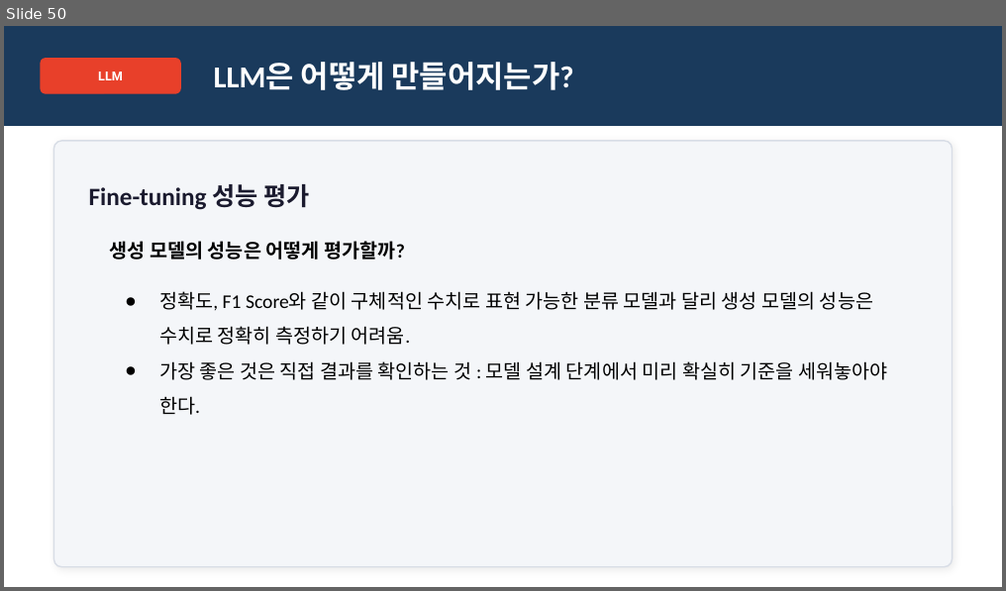
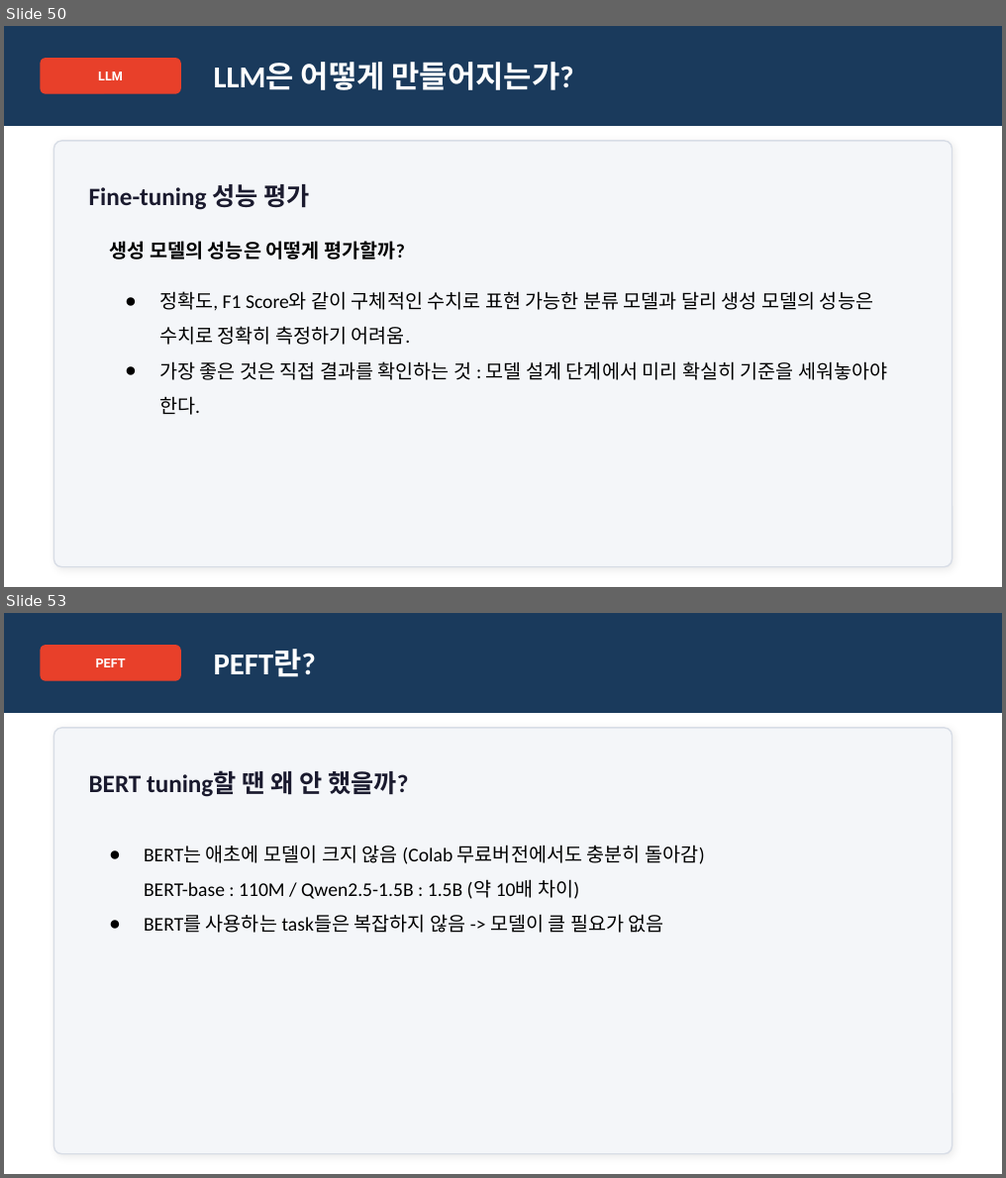
Before and after one commit to amyhong0/nvidia_ai_agent_engineer_course, a slide deck: LLM-fine-tuning-1.pptx. Shown one above the other, each under a label of ours: slide 50 before the commit, slides 50 and 53 after it; the slides between them are not shown. The pictures are 1006x591 and 1006x1178 pixels, drawn with LibreOffice and Linux fonts; fonts in the diff are those of the drawing. Boxes give left, top, right and bottom in pixels: in the first picture for what was removed or moved away, otherwise in the second. Text is boxed around its words. In the diff, an @@ line names an element or a change of style, - is before the commit and + after.

```diff
--- a/LLM-fine-tuning-1.pptx
+++ b/LLM-fine-tuning-1.pptx
@@ slide 53 added at (4, 613, 1002, 1174), background #FFFFFF @@
@@ rectangle added at (4, 613, 1002, 713), fill #1A3A5C, outline #1A3A5C 1 pt @@
@@ rounded rectangle added at (41, 645, 180, 680), fill #E8402A, outline #E8402A 1 pt @@
@@ text added at (96, 659, 126, 667), 9 pt, text #FFFFFF, bold @@
+PEFT
@@ text added at (214, 649, 316, 677), 22 pt, text #FFFFFF, bold @@
+PEFT란?
@@ rounded rectangle added at (54, 728, 952, 1154), fill #F4F6F9, outline #D8DDE6 1 pt @@
@@ text added at (89, 771, 408, 797), 18 pt, text #1A1A2E, bold @@
+BERT tuning할 땐 왜 안 했을까?
@@ text added at (144, 845, 704, 933), 14 pt, text #000000 @@
+● BERT는 애초에 모델이 크지 않음 (Colab 무료버전에서도 충분히 돌아감)
+BERT-base : 110M / Qwen2.5-1.5B : 1.5B (약 10배 차이)
+● BERT를 사용하는 task들은 복잡하지 않음 -> 모델이 클 필요가 없음
```
Also in this commit, not shown: 11 other slides added, 4 other files.
